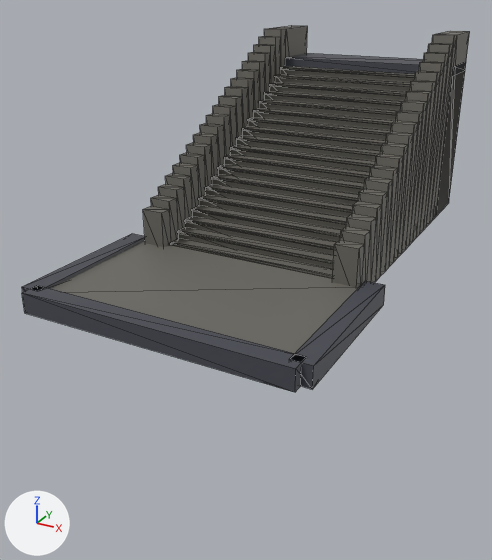
A saved change to the glTF model assets/models/town_terrace_stair.glb.
Both versions are drawn from a camera (50 mm lens) standing at (6.4, -17.49, 5.73) and looking at (-0.5, -4.94, -0.55). The axes (+X, +Y, +Z) are drawn at lower left. The lights are the same throughout. The older version comes first. Mesh edges are drawn as thin lines. Vertices at exactly the same position are counted once.

Before the edit, the objects in view are built like this:
```python
me_prop = bpy.data.meshes.new('prop')
me_prop.from_pydata(...)  # 584 vertices, 1056 faces; spans x -3.0..3.0, y -9.4..1.4, z 0.0..4.55
me_prop.materials.append(mat_defaultmaterial)
ob_prop = bpy.data.objects.new('prop', me_prop)
ob_prop.location = (0.0, 0.0, 0.0)
```
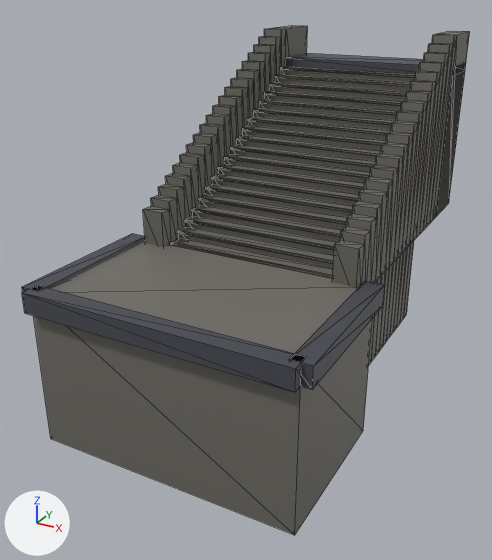
The newer file is also turned or shifted as a whole; pictures and numbers use the older file's frame.

Changed parts and their boxes [x1, y1, x2, y2] in the pictures (492 x 560 px; the box of a moved part takes in the faces that stretch with it):
'prop', reshaped (39% taller): before [22, 26, 470, 392]; after [22, 26, 470, 535]
part 1 of me_prop, moved or reshaped: before [178, 66, 420, 269]; after [33, 66, 420, 535]

The change, as a diff of the scene's bpy script:
```diff
--- a/assets/models/town_terrace_stair.glb.py
+++ b/assets/models/town_terrace_stair.glb.py
@@ me_prop @@
 # used by ob_prop; location = (0.0, 0.0, 0.0)
-me_prop.from_pydata(...)  # 584 vertices, 1056 faces; spans x -3.0..3.0, y -9.4..1.4, z 0.0..4.55
+me_prop.from_pydata(...)  # 662 vertices, 1056 faces; spans x -3.0..3.0, y -9.4..1.4, z -3.0..4.55
+# me_prop part 1
+# 4 vertices are removed from x -2.8..2.8, y -9.2..-5.8, z 0.0
+# 233 faces are deleted
+# 82 vertices are added at x -2.8..2.8, y -9.2..0.0, z -3.0..0.0
+# 233 new faces join them
 me_prop.materials.append(mat_defaultmaterial)
```
